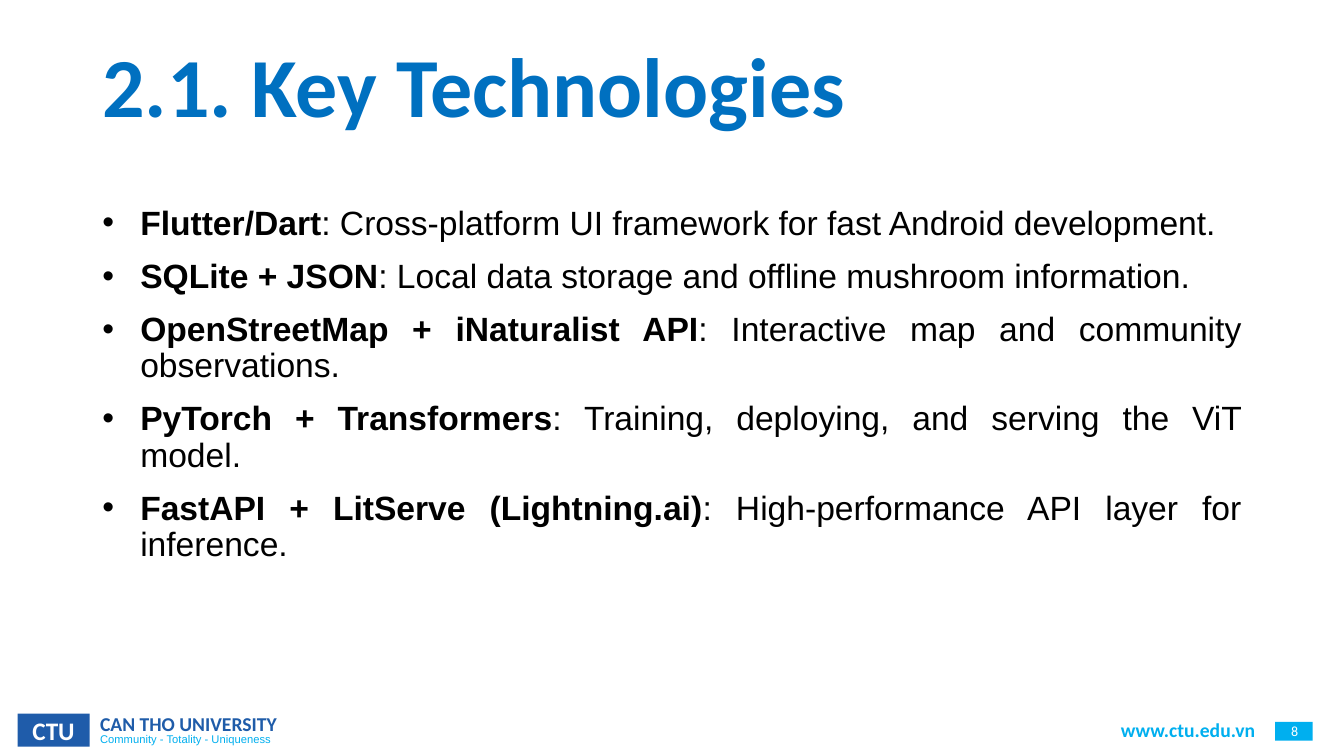
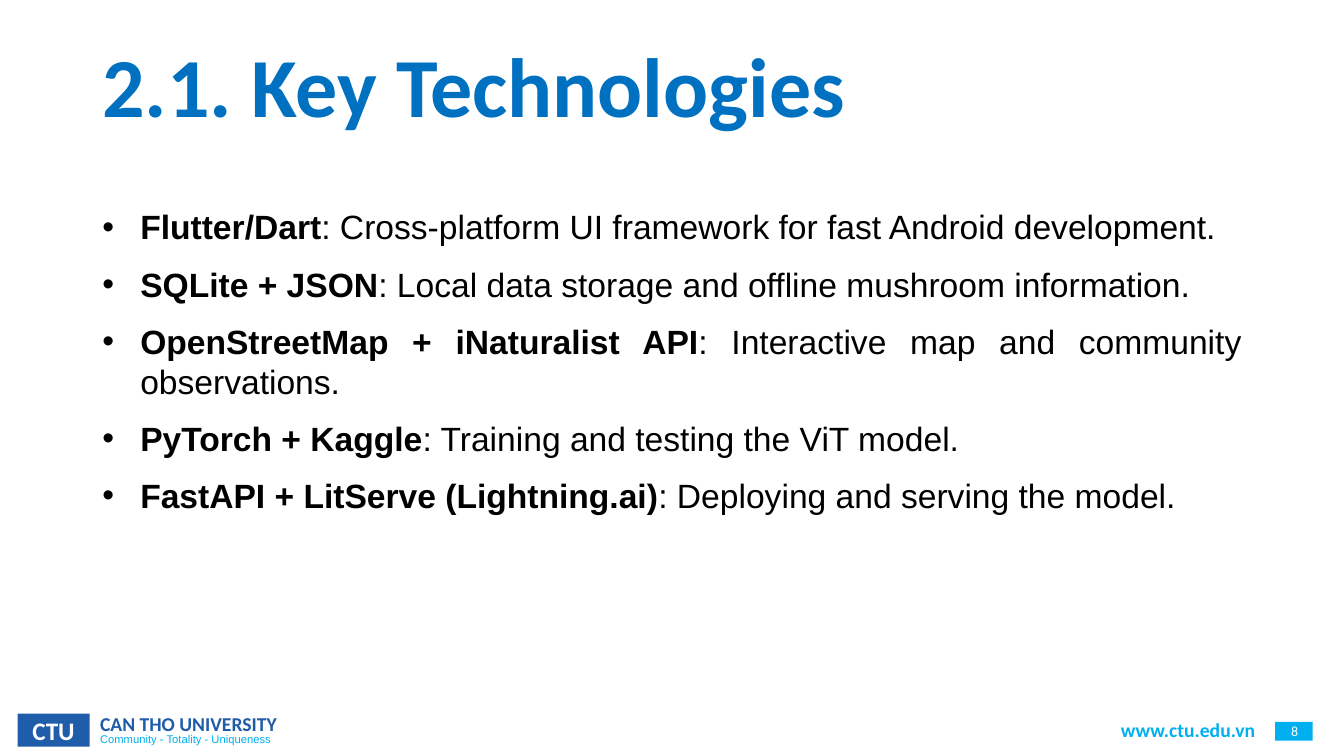
Before and after one commit to CommonHouseCat/fungiscan-mushroom-identifier, a slide deck: slide 8 of Báo cáo/ThesisReport.pptx. Drawn at 1344x756 pixels with LibreOffice and Linux fonts; fonts in the diff are those of the drawing; background and template pictures are left out. Boxes give left, top, right and bottom in pixels: in the first picture for what was removed or moved away, otherwise in the second. Text is boxed around its words. In the diff, an @@ line names an element or a change of style, - is before the commit and + after.

```diff
--- a/Báo cáo/ThesisReport.pptx
+++ b/Báo cáo/ThesisReport.pptx
@@ text at (x1=140, y1=214, x2=1241, y2=395): line spacing 0.9 to 1 @@
@@ text at (x1=140, y1=426, x2=1176, y2=515): text changed @@
-• PyTorch + Transformers: Training, deploying, and serving the ViT model.
-• FastAPI + LitServe (Lightning.ai): High-performance API layer for inference.
+• PyTorch + Kaggle: Training and testing the ViT model.
+• FastAPI + LitServe (Lightning.ai): Deploying and serving the model.
```
Also in this commit, not shown: 12 other slides changed, 2 slides added, 2 other files.
